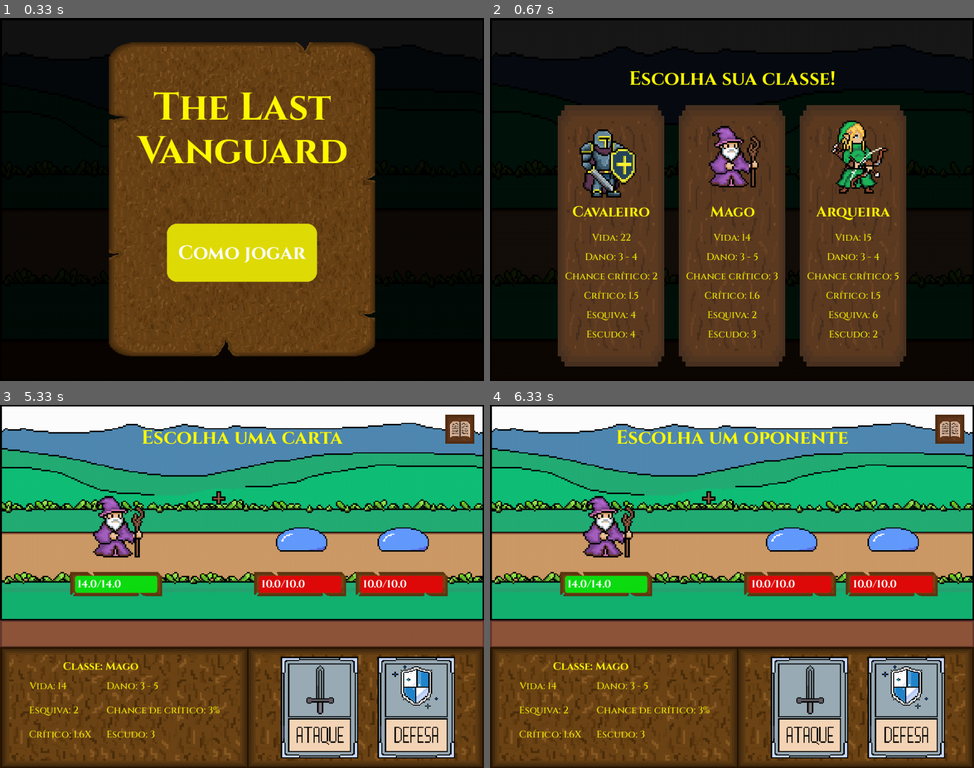
Above: before the commit, frames 1-4 (two rows, left to right).
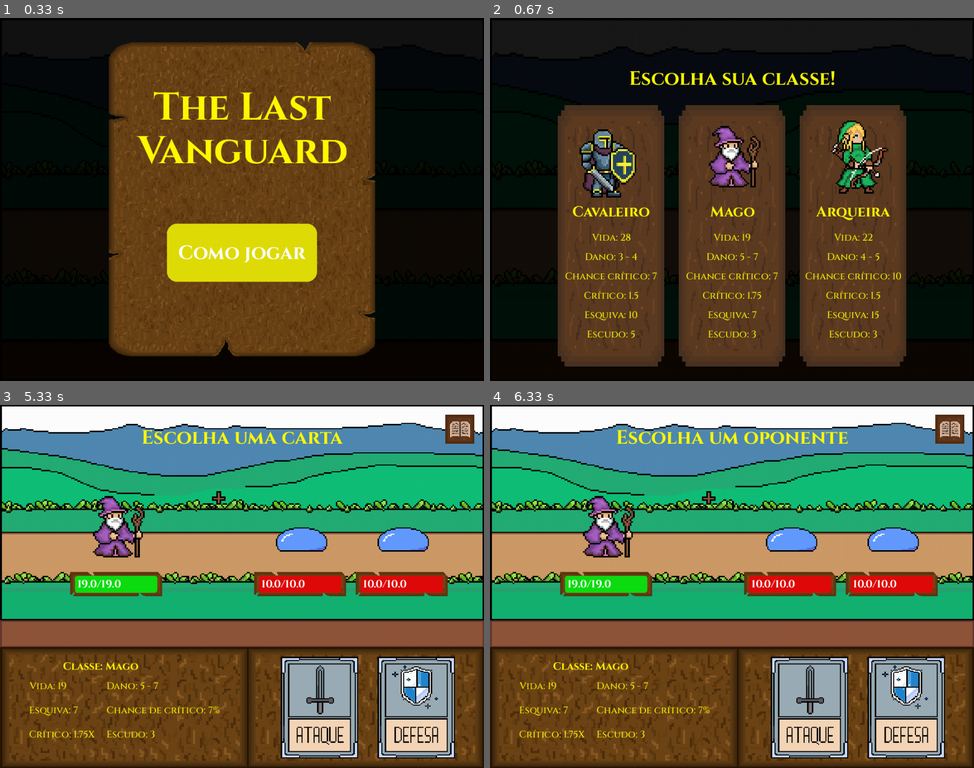
Above: after the commit, the same moments.

Repository: HenrykGabriel/Jogo-de-turno-Pygame
Game: pygame game, started from src/main.py
Two runs of this game, one before a commit and one after it. Both use one fixed random seed, a clock stepped at 60 frames per second and the inputs below.
Inputs (mouse positions are in pixels of both pictures, inside the frame that each line leads up to):
- Up to frame 1 (0.33 s): no input
- Up to frame 2 (0.67 s): click (732, 297) at 0.38 s
- Up to frame 3 (5.33 s): click (242, 608) at 0.72 s
- Up to frame 4 (6.33 s): click (809, 706) at 6.05 s

Frame 1 is identical in both runs. In frame 2, 1.0% of the frame differs, in the area x 19-85%, y 59-89%; in frame 3, 0.1%; in frame 4, 0.1%.

Commit message:
terminei a tela final e coloquei os atributos das classes

Diff:
--- a/src/arqueira.py
+++ b/src/arqueira.py
@@ -9,21 +9,21 @@
 
         self.caminho_imagem = caminho_asset("arqueira/Arqueira.png")
 
-        self.vida_maxima = 15
+        self.vida_maxima = 22
 
         self.vida = self.vida_maxima
 
-        self.dano_max = 4
+        self.dano_max = 5
 
-        self.dano_min = 3
+        self.dano_min = 4
 
-        self.chance_critico = 5
+        self.chance_critico = 10
 
         self.critico = 1.5
 
-        self.esquiva = 6
+        self.esquiva = 15
 
-        self.escudo_maximo = 2
+        self.escudo_maximo = 3
 
         self.larg_frame = 210
 
--- a/src/cavaleiro.py
+++ b/src/cavaleiro.py
@@ -9,7 +9,7 @@
 
         self.caminho_imagem = caminho_asset("cavaleiro/Cavaleiro.png")
 
-        self.vida_maxima = 22
+        self.vida_maxima = 28
 
         self.vida = self.vida_maxima
 
@@ -17,13 +17,13 @@
 
         self.dano_min = 3
 
-        self.chance_critico = 2
+        self.chance_critico = 7
 
         self.critico = 1.5
 
-        self.esquiva = 4
+        self.esquiva = 10
 
-        self.escudo_maximo = 4
+        self.escudo_maximo = 5
 
         self.larg_frame = 220
 
--- a/src/combate.py
+++ b/src/combate.py
@@ -270,6 +270,7 @@
                             self.turno = "inimigos"
 
                         else:
+
                             self.finalizando = True
                             self.resultado_final = "vitoria"
                             self.tempo_final = pygame.time.get_ticks()
--- a/src/dados_inimigos.py
+++ b/src/dados_inimigos.py
@@ -5,7 +5,7 @@
     "vida": 10,
     "dano_max": 3,
     "dano_min": 2,
-    "esquiva": 10,
+    "esquiva": 8,
     "chance_critico": 3,
     "critico": 1.1,
     "caminho": caminho_asset("inimigos/Slime_azul.png"),
@@ -18,11 +18,11 @@
 
 Slime_verde = {
     "nome": "Slime verde",
-    "vida": 12,
+    "vida": 13,
     "dano_max": 3,
     "dano_min": 2,
-    "esquiva": 12,
-    "chance_critico": 7,
+    "esquiva": 10,
+    "chance_critico": 6,
     "critico": 1.2,
     "caminho": caminho_asset("inimigos/Slime_verde.png"),
     "largura": 170,
@@ -34,9 +34,9 @@
 
 King_slime = {
     "nome": "King Slime",
-    "vida": 30,
+    "vida": 32,
     "dano_max": 5,
-    "dano_min": 3,
+    "dano_min": 4,
     "esquiva": 6,
     "chance_critico": 7,
     "critico": 1.75,
@@ -50,7 +50,7 @@
 
 Esqueleto = {
     "nome": "Esqueleto",
-    "vida": 25,
+    "vida": 20,
     "dano_max": 4,
     "dano_min": 3,
     "esquiva": 8,
@@ -61,5 +61,5 @@
     "altura": 210,
     "qtd_frames": 4,
     "velocidade_animacao": 90,
-    "som_ataque": caminho_asset("sounds/som_inimigos/som_ataque_esqueleto.mpeg")
+    "som_ataque": caminho_asset("sounds/som_inimigos/som_ataque_esqueleto.mp3")
 }
--- a/src/fontes.py
+++ b/src/fontes.py
@@ -8,6 +8,8 @@
 
         self.texto_maior = pygame.font.Font(caminho_asset("fonts/Cinzel-Bold.ttf"), 40)
 
+        self.texto_medio2 = pygame.font.Font(caminho_asset("fonts/Cinzel-Bold.ttf"), 34)
+
         self.texto_medio = pygame.font.Font(caminho_asset("fonts/Cinzel-Bold.ttf"), 30)
 
         self.texto_normal_bold = pygame.font.Font(caminho_asset("fonts/Cinzel-Bold.ttf"), 22)
--- a/src/gerenciador.py
+++ b/src/gerenciador.py
@@ -99,6 +99,11 @@
                         self.fase_atual = 1
                         self.jogando = False
 
+                    elif self.cenario_atual == "Zona vulcânica":
+
+                        self.fase_atual += 1
+                        self.jogando = False
+
                 else:
 
                     self.fase_atual += 1
@@ -123,7 +128,6 @@
             elif self.acao == "reiniciar":
                 self.estado = "menu"
                 self.menu.estado = "menu"
-                self.jogador = Jogador(Cavaleiro())
                 self.fase_atual = 1
                 self.cenario_atual = "Campo aberto"
                 self.jogando = False
--- a/src/mago.py
+++ b/src/mago.py
@@ -9,19 +9,19 @@
 
         self.caminho_imagem = caminho_asset("mago/Mago.png")
 
-        self.vida_maxima = 14
+        self.vida_maxima = 19
 
         self.vida = self.vida_maxima
 
-        self.dano_max = 5
+        self.dano_max = 7
 
-        self.dano_min = 3
+        self.dano_min = 5
 
-        self.chance_critico = 3
+        self.chance_critico = 7
 
-        self.critico = 1.6
+        self.critico = 1.75
 
-        self.esquiva = 2
+        self.esquiva = 7
 
         self.escudo_maximo = 3
 
--- a/src/main.py
+++ b/src/main.py
@@ -26,17 +26,7 @@
 
 rodando = True
 
-cavaleiro = Cavaleiro()
-
-jogador = Jogador(cavaleiro)
-
-fontes = Fontes()
-
-menu = Menu(fontes)
-
 gerenciador = Gerenciador()
-
-estado = "menu"
 
 while rodando:
 
--- a/src/tela_resultado.py
+++ b/src/tela_resultado.py
@@ -6,8 +6,12 @@
 class TelaResultado:
     def __init__(self, fontes):
         self.titulo = fontes.titulo
+        self.texto_maior = fontes.texto_maior
+        self.texto_medio2 = fontes.texto_medio2
         self.texto_medio = fontes.texto_medio
+        self.texto_normal_bold = fontes.texto_normal_bold
         self.texto_normal = fontes.texto_normal
+        self.texto_pequeno_bold = fontes.texto_pequeno_bold
         self.texto_pequeno = fontes.texto_pequeno
 
         # BOTOES DERROTA
@@ -15,7 +19,7 @@
         self.larg_botao = 310
         self.alt_botao = 100
                                     # largura          altura
-        self.botao_reiniciar = Botao((larg_tela-310)//2, (alt_tela+self.alt_botao)//2,
+        self.botao_reiniciar = Botao((larg_tela-310)//2, (alt_tela+self.alt_botao)//2+10,
                            self.larg_botao, self.alt_botao, "Reiniciar", (255, 255, 255),
                            self.texto_medio, (224, 221, 8), (214, 211, 0))
 
@@ -69,10 +73,6 @@
                 self.container_rect.centery - 200)
                 )
 
-        self.texto_derrota = ""
-        self.texto_derrota_x = self.container_rect.centerx - (self.larg_container - 130)//2
-        self.texto_derrota_y = self.container_rect.centery - 120
-
         # TITULO - VITORIA
 
         self.titulo_vitoria = self.titulo.render("VITORIA!", True, (255, 251, 0))
@@ -86,6 +86,22 @@
         self.texto_x = self.container_rect.centerx - (self.larg_container - 130)//2
         self.texto_y = self.container_rect.centery - 100
 
+        # TITULO - VITORIA FINAL
+
+        self.titulo_final = self.texto_medio2.render("PARABÉNS GUERREIRO(A)!", True, (255, 251, 0))
+        self.titulo_final_rect = self.titulo_final.get_rect(
+            center=(
+                self.container_rect.centerx,
+                self.container_rect.centery - 220)
+                )
+
+        self.agradecimento = self.texto_medio.render("OBRIGADO POR JOGAR!", True, (255, 251, 0))
+        self.agradecimento_rect = self.agradecimento.get_rect(
+            center=(
+                self.container_rect.centerx,
+                self.container_rect.centery + 15)
+            )
+
         self.cenario = None
 
         self.fase = None
@@ -99,6 +115,8 @@
         self.cenario = cenario
 
         self.fase = fase
+
+        self.resultado = resultado
 
         if cenario == "Campo aberto":
             self.fundo = self.campo_aberto
@@ -107,13 +125,22 @@
         elif cenario == "Zona vulcânica":
             self.fundo = self.zona_vulcanica
 
-        self.resultado = resultado
+            if fase == 4:
+
+                self.resultado = "vitoria final"
 
         if self.resultado == "vitoria":
 
             self.checar_fase()
 
             self.texto = f"Você venceu a fase {self.fase} do cenario {self.cenario}."
+
+        elif self.resultado == "vitoria final":
+
+            self.texto = [
+                "Você terminou todas as fases do jogo.",
+                "Se quiser, tente zerar com outra classe."
+            ]
 
         else:
 
@@ -136,6 +163,11 @@
         elif self.resultado == "vitoria":
             if self.botao_escolher_carta.clicado(eventos) == True:
                 return "escolher carta"
+        elif self.resultado == "vitoria final":
+            if self.botao_sair.clicado(eventos) == True:
+                return "sair"
+            elif self.botao_reiniciar.clicado(eventos) == True:
+                return "reiniciar"
 
     def checar_fase(self):
 
@@ -169,3 +201,12 @@
             desenhar_texto(janela, [self.texto], self.texto_x,
                            self.texto_y, self.larg_container - 130, self.texto_medio, (255, 251, 0))
             self.botao_escolher_carta.draw(janela)
+
+        elif self.resultado == "vitoria final":
+
+            janela.blit(self.titulo_final, self.titulo_final_rect)
+            desenhar_texto(janela, self.texto, self.texto_x,
+                            self.texto_y - 60, self.larg_container - 130, self.texto_normal_bold, (255, 251, 0))
+            janela.blit(self.agradecimento, self.agradecimento_rect)
+            self.botao_reiniciar.draw(janela)
+            self.botao_sair.draw(janela)
